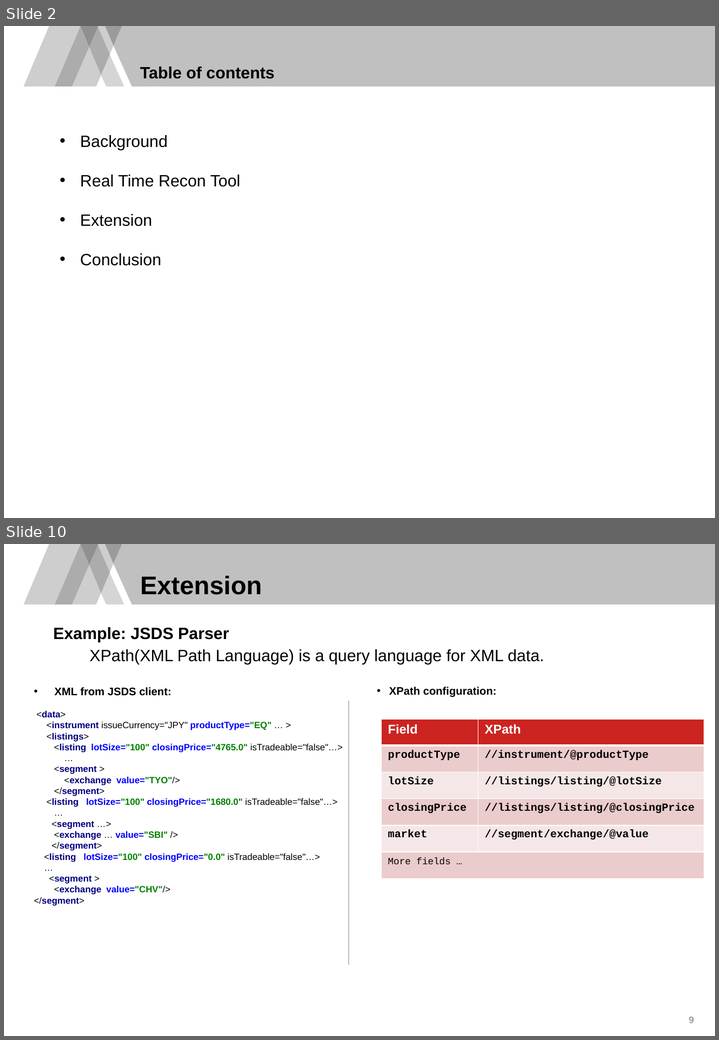
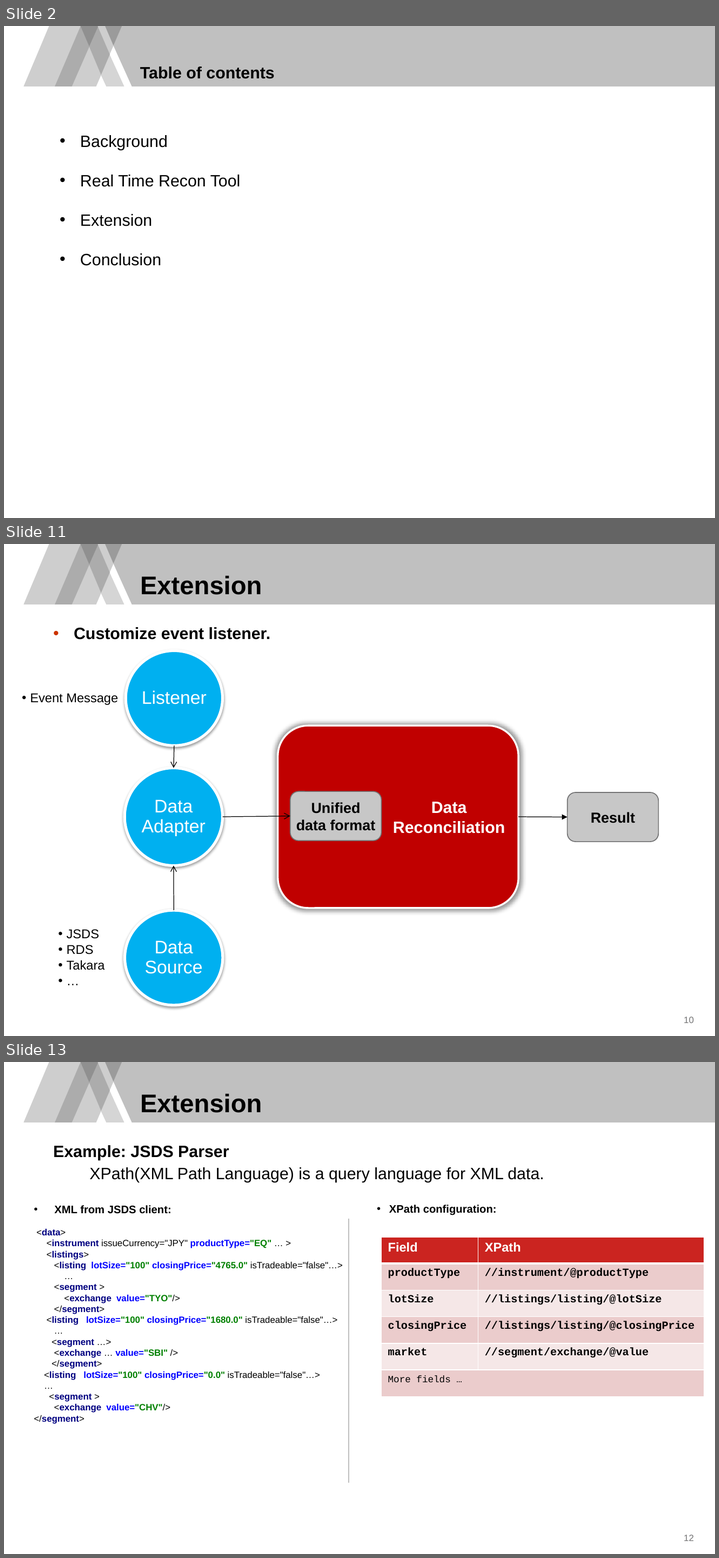
Before and after one commit to TongYuSamwise/sandboxWebAPI, a slide deck: Yu Tong - Presentation - Real Time Recon Tool.pptx. Shown one above the other, each under a label of ours: slides 2 and 10 before the commit, slides 2, 11 and 13 after it; the slides between them are not shown. The pictures are 719x1040 and 719x1558 pixels, drawn with LibreOffice and Linux fonts; fonts in the diff are those of the drawing; background and template pictures are left out. Boxes give left, top, right and bottom in pixels: in the first picture for what was removed or moved away, otherwise in the second. Text is boxed around its words. In the diff, an @@ line names an element or a change of style, - is before the commit and + after.

```diff
--- a/Yu Tong - Presentation - Real Time Recon Tool.pptx
+++ b/Yu Tong - Presentation - Real Time Recon Tool.pptx
@@ slide 11 added at box(4, 544, 715, 1036), background #FFFFFF; not listed: 10 template elements that a slide beside it also shows @@
@@ title added at box(140, 575, 262, 595), 28 pt, text #000000, bold @@
+Extension
@@ text added at box(74, 627, 271, 640), 18 pt, text #000000, bold @@
+• Customize event listener.
@@ free added at box(22, 651, 169, 746), 14 pt, text #000000 @@
+  •• Event Message
@@ freeform shape added at box(126, 651, 223, 746), fill #00B0F0, outline #FFFFFF 3 pt, 20 pt, text #FFFFFF @@
+Listener
@@ rounded rectangle added at box(278, 726, 519, 908), fill #C00000, outline #FFFFFF 2 pt @@
@@ arrow added from (174, 745) to (174, 768), #000000 0.75 pt @@
@@ freeform shape added at box(125, 768, 223, 865), fill #00B0F0, outline #FFFFFF 3 pt, 20 pt, text #FFFFFF @@
+Data Adapter
@@ rounded rectangle added at box(290, 791, 381, 840), fill #C7C7C7, outline #737374 1 pt, 16 pt, text #000000, bold @@
+Unified data format
@@ text added at box(393, 802, 505, 833), 18 pt, text #FFFFFF, bold @@
+Data Reconciliation
@@ rounded rectangle added at box(567, 793, 658, 842), fill #C7C7C7, outline #737374 1 pt, 16 pt, text #000000, bold @@
+Result
@@ arrow added from (223, 817) to (290, 816), #000000 0.75 pt @@
@@ arrow added from (519, 817) to (567, 817), #000000 0.75 pt @@
@@ arrow added from (174, 910) to (174, 865), #000000 0.75 pt @@
@@ free added at box(59, 910, 205, 1005), 14 pt, text #000000 @@
+  •• JSDS
+  •• RDS
+  •• Takara
+  •• …
@@ freeform shape added at box(125, 910, 223, 1005), fill #00B0F0, outline #FFFFFF 3 pt, 20 pt, text #FFFFFF @@
+Data Source
@@ page number added at box(683, 1017, 694, 1023), 10 pt, text #737374 @@
+10
@@ what was slide 10 is now slide 13 @@
@@ page number at box(683, 1535, 694, 1541): text changed @@
-9
+12
```
Also in this commit, not shown: 8 slides changed, 2 other slides added.
